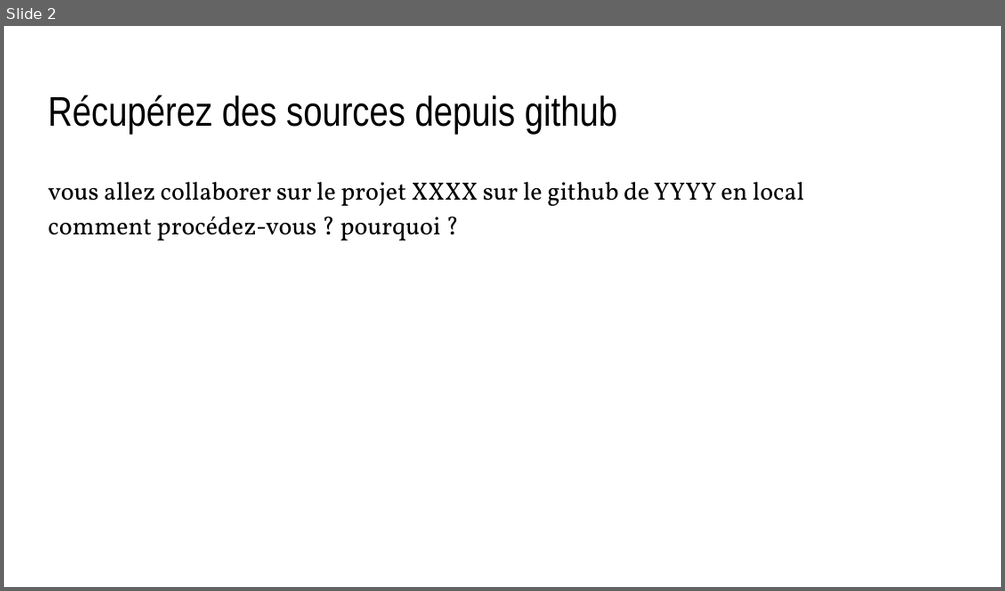
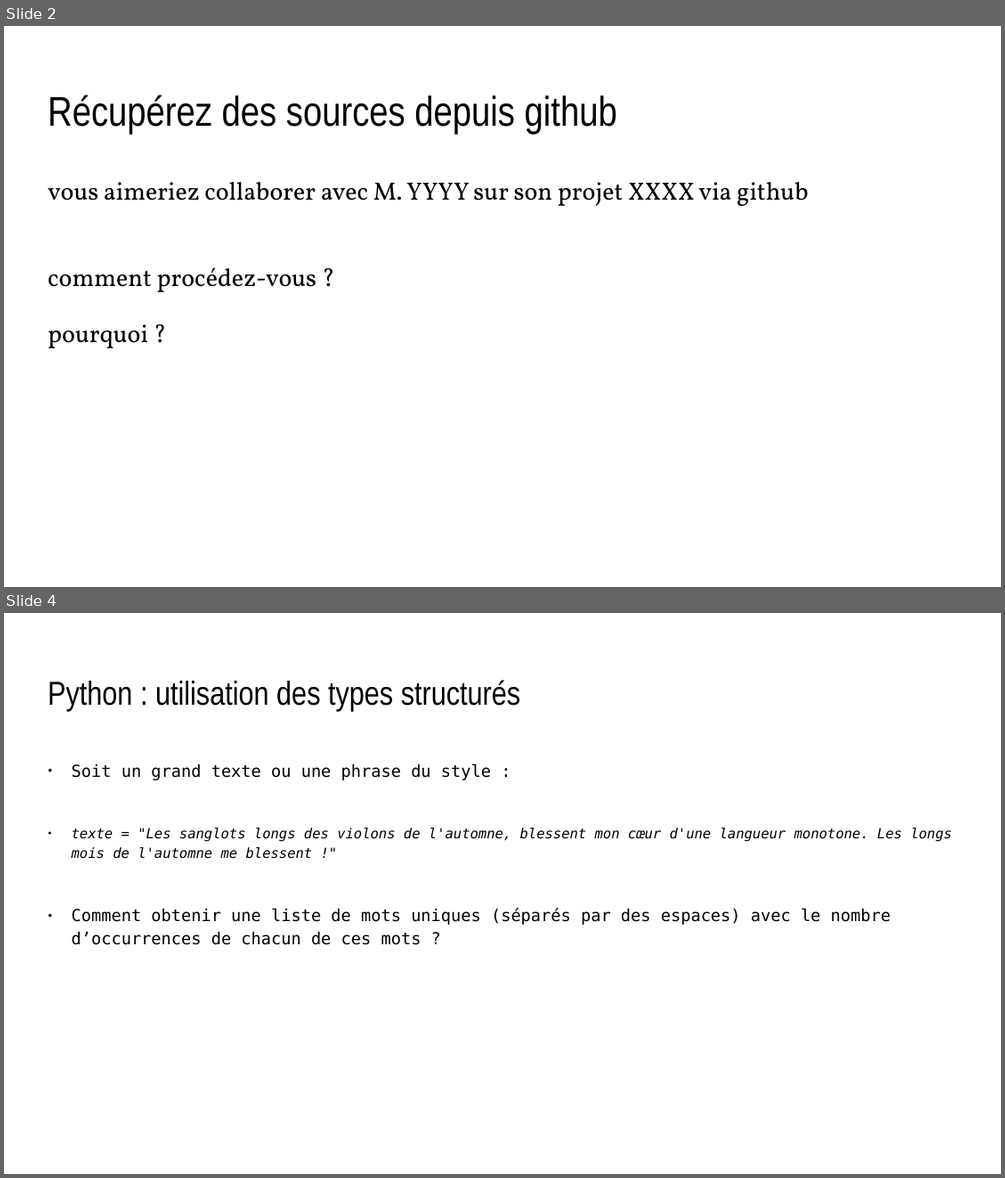
Before and after one commit to lao-tseu-is-alive/mynotebooks, a slide deck: Mise en situation.pptx. Shown one above the other, each under a label of ours: slide 2 before the commit, slides 2 and 4 after it; the slides between them are not shown. The pictures are 1005x591 and 1005x1178 pixels, drawn with LibreOffice and Linux fonts; fonts in the diff are those of the drawing. Boxes give left, top, right and bottom in pixels: in the first picture for what was removed or moved away, otherwise in the second. Text is boxed around its words. In the diff, an @@ line names an element or a change of style, - is before the commit and + after.

```diff
--- a/Mise en situation.pptx
+++ b/Mise en situation.pptx
@@ slide 4 added at [4,613,1001,1174], background #FFFFFF @@
@@ text added at [48,680,520,711], 24 pt, text #000000 @@
+Python : utilisation des types structurés
@@ text added at [72,763,952,945], 12 pt, text #000000 @@
+● Soit un grand texte ou une phrase du style :
+● texte = "Les sanglots longs des violons de l'automne, blessent mon cœur d'une langueur monotone. Les longs mois de l'automne me blessent !"
+● Comment obtenir une liste de mots uniques (séparés par des espaces) avec le nombre d’occurrences de chacun de ces mots ?
@@ slide 2 changed as well @@
@@ text at [48,182,808,348]: text changed @@
-vous allez collaborer sur le projet XXXX sur le github de YYYY en local
-comment procédez-vous ? pourquoi ?
+vous aimeriez collaborer avec M. YYYY sur son projet XXXX via github
+comment procédez-vous ?
+pourquoi ?
```
Also in this commit, not shown: 10 other slides changed, 4 other slides added, 1 slide removed, 3 other files.
